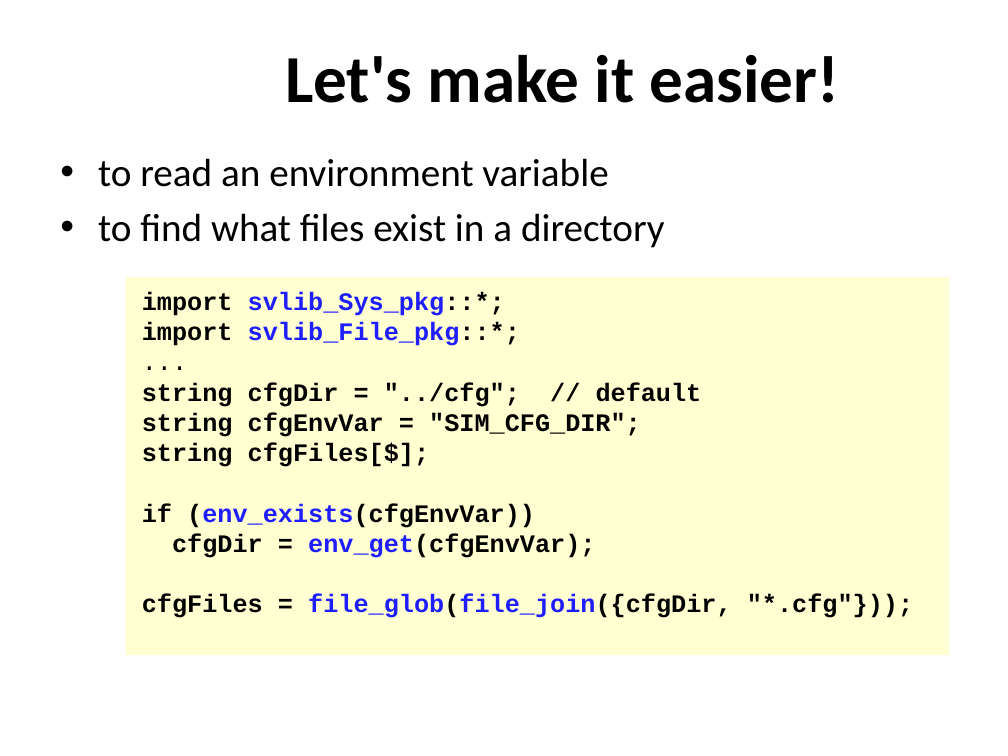
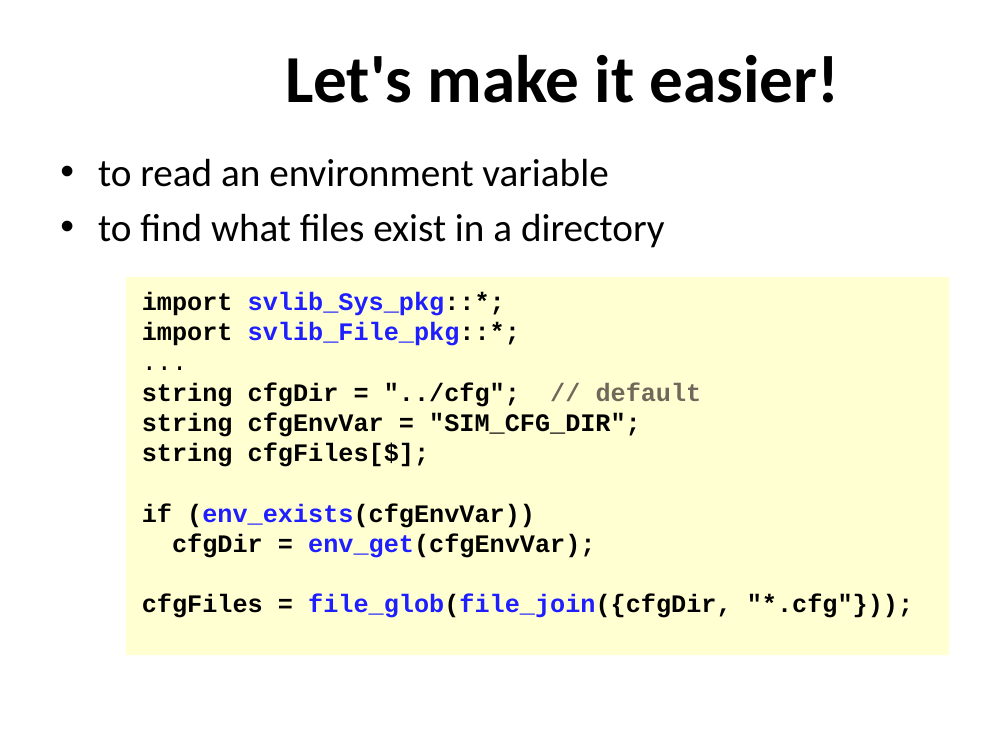
Before and after one commit to xiaoweish/svlib, a slide deck: slide 3 of svlib/doc/163-aq602-draft2.pptm. Drawn at 1008x756 pixels with LibreOffice and Linux fonts; fonts in the diff are those of the drawing; background and template pictures are left out. Boxes give left, top, right and bottom in pixels: in the first picture for what was removed or moved away, otherwise in the second. Text is boxed around its words. In the diff, an @@ line names an element or a change of style, - is before the commit and + after.

```diff
--- a/svlib/doc/163-aq602-draft2.pptm
+++ b/svlib/doc/163-aq602-draft2.pptm
@@ text in rectangle at [142,382,702,407]: text colour #000000 to #71685C in "// default" @@
```
Also in this commit, not shown: 5 other slides changed.
